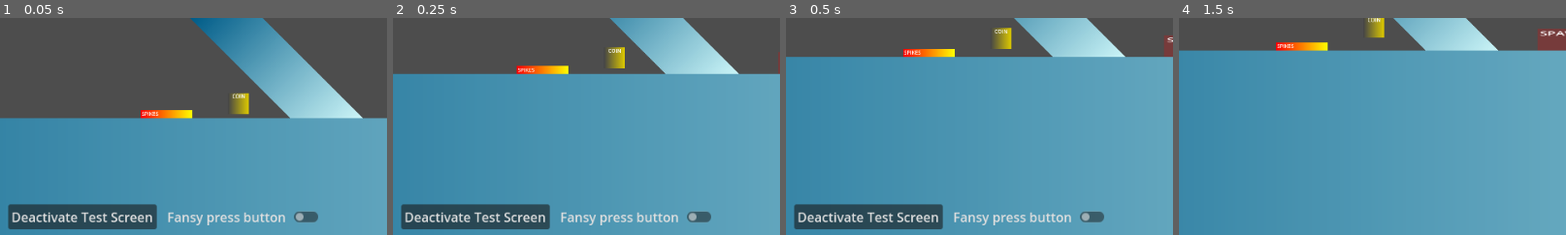
Above: before the commit, frames 1-4 (left to right).
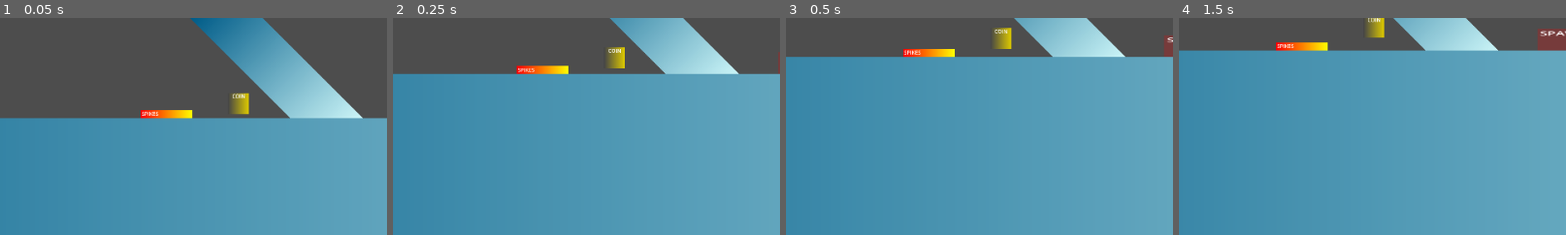
Above: after the commit, the same moments.

Repository: Nispeter/VaultHunter_CGS
Game: Godot game, scene res://scenes/TestScene_DEV.tscn
Same seed, same stepped clock (60 frames per second), same inputs: the game is played once before the commit and once after it. The engine's default icon, where the game draws it, is replaced by a stand-in: a white triangle on a blue panel in a dark square.
Inputs (mouse positions are % of the whole screen's width and height, from its top left):
- Up to frame 1 (0.05 s): no input
- Up to frame 2 (0.25 s): no input
- Up to frame 3 (0.5 s): no input
- Up to frame 4 (1.5 s): click (11, 96) at 0.5 s, where only the run before the commit has a clickable "Deactivate Test Screen"; move the mouse to (72, 45) at 1.27 s; hold Right (ui_right) from 1.28 s (still down); tap Shift (dash) at 1.35 s
The pictures show only the part of the screen within x 1-50%, y 50-100%; the shares and areas given below are measured in that part.

The runs differ from the first frame. In frame 1, 5.5% of the frame differs, in the area x 2-83%, y 85-98%; in frame 2, 5.5%; in frame 3, 5.5%; in frame 4, nothing differs.

Commit message:
assets, shaders and

Diff:
--- /dev/null
+++ b/assets/shaders/TestScene_DEV.gdshader
@@ -0,0 +1,16 @@
+shader_type canvas_item;
+
+vec2 noise(vec2 uv){
+	uv = vec2(dot(uv, vec2(127.1, 311.7)), dot(uv, vec2(269.5, 183.3)));
+	return fract(sin(uv) * 43758.5453123) - 0.5;
+}
+
+void fragment() {
+	vec2 uv = UV;
+	COLOR = texture(TEXTURE, uv + noise(uv));
+}
+
+//void light() {
+	// Called for every pixel for every light affecting the CanvasItem.
+	// Uncomment to replace the default light processing function with this one.
+//}
--- /dev/null
+++ b/assets/shaders/pause_blur.gdshader
@@ -0,0 +1,14 @@
+shader_type canvas_item;
+
+uniform sampler2D screen_texture : hint_screen_texture, filter_linear_mipmap;
+uniform float amount: hint_range(0.0, 5.0);
+void fragment() {
+	vec4 color = textureLod(screen_texture, SCREEN_UV, amount);
+	COLOR = color;
+	// Called for every pixel the material is visible on.
+}
+
+//void light() {
+	// Called for every pixel for every light affecting the CanvasItem.
+	// Uncomment to replace the default light processing function with this one.
+//}
--- a/scenes/TestScene_DEV.tscn
+++ b/scenes/TestScene_DEV.tscn
@@ -6,6 +6,8 @@
 [ext_resource type="PackedScene" uid="uid://b4gj8p53287vt" path="res://prefabs/Spikes_prefab.tscn" id="4_im7ar"]
 [ext_resource type="PackedScene" uid="uid://epq76chxbh1b" path="res://prefabs/HealthPack_prefab.tscn" id="4_mew0b"]
 [ext_resource type="Script" path="res://scripts/ui/TestScreen_1.gd" id="6_abumt"]
+[ext_resource type="Script" path="res://scripts/ui/ui_input_handler.gd" id="6_cjcyx"]
+[ext_resource type="Shader" path="res://assets/shaders/pause_blur.gdshader" id="8_6tmrj"]
 
 [sub_resource type="Gradient" id="Gradient_32jkx"]
 colors = PackedColorArray(1, 0, 0, 0.235294, 1, 0, 0, 0.235294)
@@ -21,6 +23,13 @@
 
 [sub_resource type="RectangleShape2D" id="RectangleShape2D_eldvc"]
 size = Vector2(64, 64)
+
+[sub_resource type="ShaderMaterial" id="ShaderMaterial_esw44"]
+shader = ExtResource("8_6tmrj")
+shader_parameter/amount = 1.0
+
+[sub_resource type="SystemFont" id="SystemFont_hc1ms"]
+font_names = PackedStringArray("Consolas")
 
 [node name="Node2D" type="Node2D"]
 
@@ -48,6 +57,7 @@
 "
 
 [node name="Map" type="Node2D" parent="."]
+process_mode = 1
 
 [node name="Interactables" type="Node2D" parent="Map"]
 
@@ -295,6 +305,7 @@
 score_counter = NodePath("../UI2/Score")
 
 [node name="UI2" type="CanvasLayer" parent="."]
+script = ExtResource("6_cjcyx")
 
 [node name="Score" type="Label" parent="UI2"]
 offset_left = 41.0
@@ -310,30 +321,75 @@
 offset_bottom = 64.0
 text = "Lives: "
 
-[node name="TestScreen" type="Control" parent="UI2"]
+[node name="PauseMenu" type="Control" parent="UI2"]
+visible = false
 layout_mode = 3
-anchors_preset = 0
-offset_left = -10.0
-offset_top = 238.0
-offset_right = 638.0
-offset_bottom = 497.0
+anchors_preset = 15
+anchor_right = 1.0
+anchor_bottom = 1.0
+grow_horizontal = 2
+grow_vertical = 2
 script = ExtResource("6_abumt")
 
-[node name="Button" type="Button" parent="UI2/TestScreen"]
+[node name="ColorRect" type="ColorRect" parent="UI2/PauseMenu"]
+material = SubResource("ShaderMaterial_esw44")
 layout_mode = 0
-offset_left = 25.0
-offset_top = 264.0
-offset_right = 209.0
-offset_bottom = 295.0
-text = "Deactivate Test Screen
-"
-
-[node name="CheckButton" type="CheckButton" parent="UI2/TestScreen"]
-layout_mode = 0
-offset_left = 216.0
-offset_top = 264.0
-offset_right = 416.0
-offset_bottom = 295.0
-text = "Fansy press button "
-
-[connection signal="pressed" from="UI2/TestScreen/Button" to="UI2/TestScreen" method="button_press"]
+offset_left = -519.0
+offset_top = -303.0
+offset_right = 1027.0
+offset_bottom = 549.0
+
+[node name="MarginContainer" type="MarginContainer" parent="UI2/PauseMenu"]
+layout_mode = 1
+anchors_preset = 15
+anchor_right = 1.0
+anchor_bottom = 1.0
+grow_horizontal = 2
+grow_vertical = 2
+theme_override_constants/margin_left = 12
+theme_override_constants/margin_top = 12
+theme_override_constants/margin_right = 12
+theme_override_constants/margin_bottom = 12
+
+[node name="VBoxContainer" type="VBoxContainer" parent="UI2/PauseMenu/MarginContainer"]
+layout_mode = 2
+theme_override_constants/separation = 60
+
+[node name="Control" type="Control" parent="UI2/PauseMenu/MarginContainer/VBoxContainer"]
+layout_mode = 2
+
+[node name="Label" type="Label" parent="UI2/PauseMenu/MarginContainer/VBoxContainer"]
+layout_mode = 2
+theme_override_fonts/font = SubResource("SystemFont_hc1ms")
+theme_override_font_sizes/font_size = 64
+text = "PAUSE"
+horizontal_alignment = 1
+vertical_alignment = 1
+
+[node name="HBoxContainer" type="HBoxContainer" parent="UI2/PauseMenu/MarginContainer"]
+layout_mode = 2
+size_flags_horizontal = 4
+size_flags_vertical = 4
+
+[node name="VBoxContainer" type="VBoxContainer" parent="UI2/PauseMenu/MarginContainer/HBoxContainer"]
+layout_mode = 2
+size_flags_horizontal = 4
+size_flags_vertical = 4
+
+[node name="Resume" type="Button" parent="UI2/PauseMenu/MarginContainer/HBoxContainer/VBoxContainer"]
+layout_mode = 2
+size_flags_horizontal = 4
+size_flags_vertical = 4
+text = "Resume Game"
+
+[node name="Main Menu" type="Button" parent="UI2/PauseMenu/MarginContainer/HBoxContainer/VBoxContainer"]
+layout_mode = 2
+text = "Main Menu"
+
+[node name="Exit Game" type="Button" parent="UI2/PauseMenu/MarginContainer/HBoxContainer/VBoxContainer"]
+layout_mode = 2
+text = "Exit Game"
+
+[connection signal="pressed" from="UI2/PauseMenu/MarginContainer/HBoxContainer/VBoxContainer/Resume" to="UI2/PauseMenu" method="_on_resume_pressed"]
+[connection signal="pressed" from="UI2/PauseMenu/MarginContainer/HBoxContainer/VBoxContainer/Main Menu" to="UI2/PauseMenu" method="_on_main_menu_pressed"]
+[connection signal="pressed" from="UI2/PauseMenu/MarginContainer/HBoxContainer/VBoxContainer/Exit Game" to="UI2/PauseMenu" method="_on_exit_game_pressed"]
--- /dev/null
+++ b/scenes/main_menu.tscn
@@ -0,0 +1,76 @@
+[gd_scene load_steps=5 format=3 uid="uid://v5yhhtloq0ow"]
+
+[ext_resource type="Script" path="res://scripts/ui/main_menu.gd" id="1_e2b8y"]
+[ext_resource type="Texture2D" uid="uid://dleo2spxbv8q0" path="res://assets/main_menu/525.jpg" id="2_l6vhn"]
+
+[sub_resource type="SystemFont" id="SystemFont_ddw7j"]
+
+[sub_resource type="SystemFont" id="SystemFont_1j3bj"]
+
+[node name="Main_Menu" type="Control"]
+layout_mode = 3
+anchors_preset = 15
+anchor_right = 1.0
+anchor_bottom = 1.0
+grow_horizontal = 2
+grow_vertical = 2
+script = ExtResource("1_e2b8y")
+
+[node name="TextureRect" type="TextureRect" parent="."]
+layout_mode = 1
+anchors_preset = 15
+anchor_right = 1.0
+anchor_bottom = 1.0
+grow_horizontal = 2
+grow_vertical = 2
+texture = ExtResource("2_l6vhn")
+stretch_mode = 2
+
+[node name="MarginContainer" type="MarginContainer" parent="."]
+layout_mode = 1
+anchors_preset = 15
+anchor_right = 1.0
+anchor_bottom = 1.0
+grow_horizontal = 2
+grow_vertical = 2
+theme_override_constants/margin_left = 12
+theme_override_constants/margin_top = 12
+theme_override_constants/margin_right = 12
+theme_override_constants/margin_bottom = 12
+
+[node name="VBoxContainer" type="VBoxContainer" parent="MarginContainer"]
+layout_mode = 2
+theme_override_constants/separation = 60
+
+[node name="Separator" type="Control" parent="MarginContainer/VBoxContainer"]
+layout_mode = 2
+
+[node name="Label" type="Label" parent="MarginContainer/VBoxContainer"]
+layout_mode = 2
+size_flags_horizontal = 4
+theme_override_colors/font_shadow_color = Color(0, 0, 0, 1)
+theme_override_colors/font_outline_color = Color(0, 0, 0, 1)
+theme_override_fonts/font = SubResource("SystemFont_ddw7j")
+theme_override_font_sizes/font_size = 64
+text = "VAULT HUNTER"
+
+[node name="HBoxContainer" type="HBoxContainer" parent="MarginContainer"]
+layout_mode = 2
+alignment = 1
+
+[node name="VBoxContainer" type="VBoxContainer" parent="MarginContainer/HBoxContainer"]
+layout_mode = 2
+theme_override_constants/separation = 18
+alignment = 1
+
+[node name="Button" type="Button" parent="MarginContainer/HBoxContainer/VBoxContainer"]
+layout_mode = 2
+theme_override_fonts/font = SubResource("SystemFont_1j3bj")
+text = "START GAME"
+
+[node name="Button2" type="Button" parent="MarginContainer/HBoxContainer/VBoxContainer"]
+layout_mode = 2
+text = "EXIT GAME"
+
+[connection signal="pressed" from="MarginContainer/HBoxContainer/VBoxContainer/Button" to="." method="_on_button_start_pressed"]
+[connection signal="pressed" from="MarginContainer/HBoxContainer/VBoxContainer/Button2" to="." method="_on_button_exit_pressed"]
--- a/scripts/ui/ScreenManager.gd
+++ b/scripts/ui/ScreenManager.gd
@@ -1,10 +1,14 @@
 extends Node
 
 var screen_stack: Array = []
+func _ready():
+	process_mode = Node.PROCESS_MODE_ALWAYS
+
 
 func open_screen(screen: Screen) -> void:
 	_clear_stack()
 	_push_screen(screen)
+
 
 func open_on_top(screen: Screen) -> void:
 	_push_screen(screen)
@@ -25,7 +29,7 @@
 		var current_screen = screen_stack.back()
 		current_screen.deactivate()
 	screen_stack.append(screen)
-	add_child(screen)
+	#add_child(screen)
 	screen.activate()
 
 func _pop_screen() -> void:
@@ -40,3 +44,6 @@
 func _clear_stack() -> void:
 	while screen_stack.size() > 0:
 		_pop_screen()
+
+func _is_playing() -> bool:
+	return screen_stack.is_empty()
--- a/scripts/ui/TestScreen_1.gd
+++ b/scripts/ui/TestScreen_1.gd
@@ -1,7 +1,46 @@
 extends Screen
 
 func _ready():
-	ScreenManager.open_on_top(self)
+	process_mode = Node.PROCESS_MODE_ALWAYS
+	pass
 
 func button_press():
 	ScreenManager.back()
+
+func _on_pause():
+	self.show()
+	ScreenManager.open_on_top(self)
+	get_tree().paused = true
+
+func _on_unpause():
+	self.hide()
+	ScreenManager.back()
+	get_tree().paused = false
+
+func _input(event) -> void:
+	if Input.is_action_just_pressed("pause"):
+		if get_tree().paused == true:
+			self._on_unpause()
+		else:
+			self._on_pause()
+			pass
+
+
+func _on_resume_pressed() -> void:
+	if get_tree().paused == true:
+		self._on_unpause()
+	pass # Replace with function body.
+
+
+func _on_main_menu_pressed() -> void:
+	if get_tree().paused == true:
+		self._on_unpause()
+		get_tree().change_scene_to_file("res://scenes/main_menu.tscn")
+	pass # Replace with function body.
+
+
+func _on_exit_game_pressed() -> void:
+	if get_tree().paused == true:
+		self._on_unpause()
+		get_tree().quit()
+	pass # Replace with function body.
--- /dev/null
+++ b/scripts/ui/main_menu.gd
@@ -0,0 +1,22 @@
+extends Screen
+
+@onready var start_level = preload("res://scenes/TestScene_DEV.tscn")
+# Called when the node enters the scene tree for the first time.
+func _ready() -> void:
+	ScreenManager.open_on_top(self)
+	pass # Replace with function body.
+
+
+# Called every frame. 'delta' is the elapsed time since the previous frame.
+func _process(delta: float) -> void:
+	pass
+
+
+func _on_button_start_pressed() -> void:
+	get_tree().change_scene_to_packed(start_level)
+	ScreenManager.back()
+
+
+func _on_button_exit_pressed() -> void:
+	ScreenManager.back()
+	get_tree().quit()
--- /dev/null
+++ b/scripts/ui/ui_input_handler.gd
@@ -0,0 +1,11 @@
+extends CanvasLayer
+
+# Called when the node enters the scene tree for the first time.
+func _ready() -> void:
+	process_mode = Node.PROCESS_MODE_ALWAYS
+	pass # Replace with function body.
+
+
+# Called every frame. 'delta' is the elapsed time since the previous frame.
+func _input(event) -> void:
+	pass
Not shown, added: assets/main_menu/525.jpg.import
Not shown: 1 places in scenes/TestScene_DEV.tscn that only renumber resources
